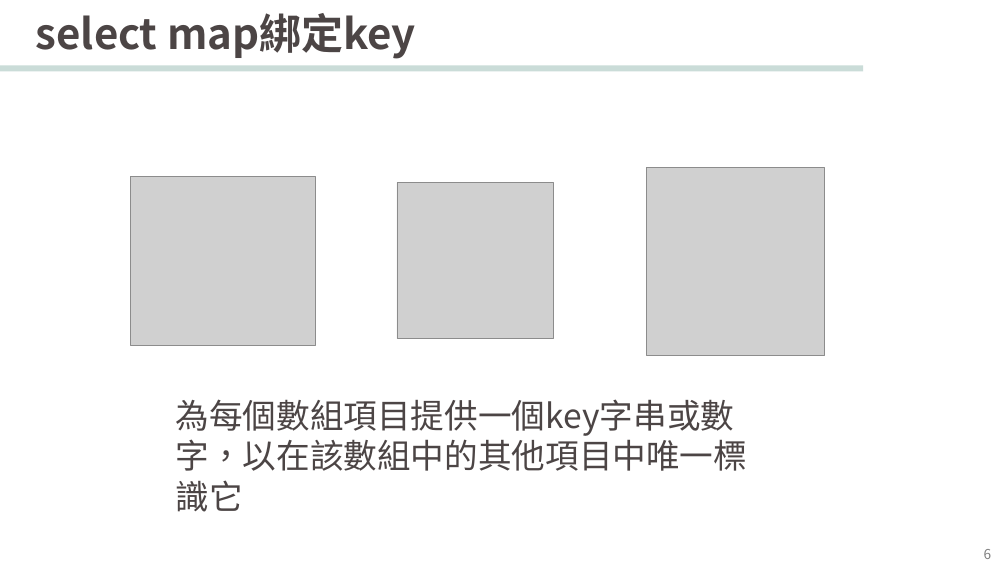
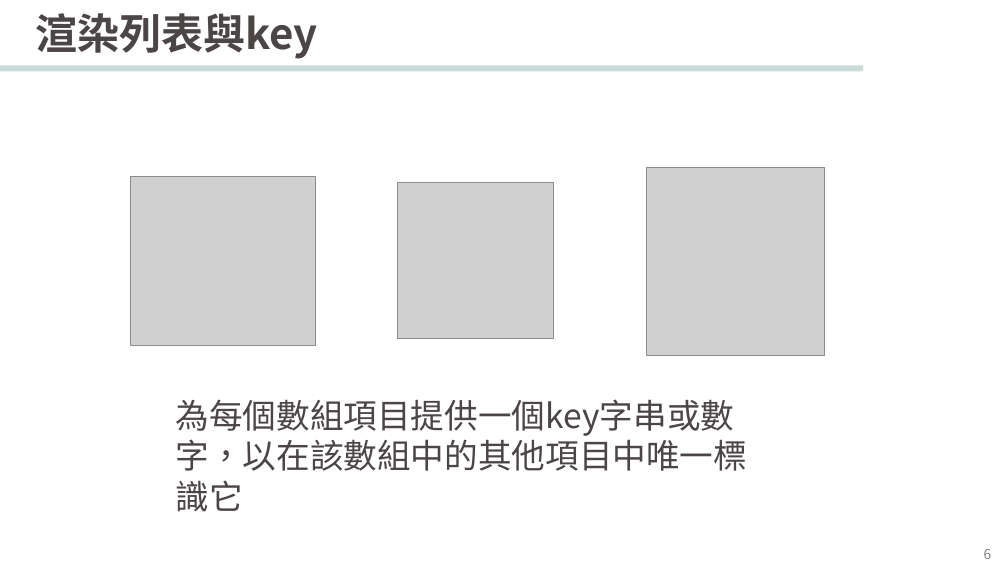
Before and after one commit to leeyouyi/course, a slide deck: slide 6 of 講義/第五堂課React-form.pptx. Drawn at 1008x567 pixels with LibreOffice and Linux fonts; fonts in the diff are those of the drawing; grey boxes stand for pictures; background and template pictures are left out. Boxes give left, top, right and bottom in pixels: in the first picture for what was removed or moved away, otherwise in the second. Text is boxed around its words. In the diff, an @@ line names an element or a change of style, - is before the commit and + after.

```diff
--- a/講義/第五堂課React-form.pptx
+++ b/講義/第五堂課React-form.pptx
@@ title at (36,13,318,59): text changed @@
-select map綁定key
+渲染列表與key
```
Also in this commit, not shown: 6 other slides changed, 2 other files.
